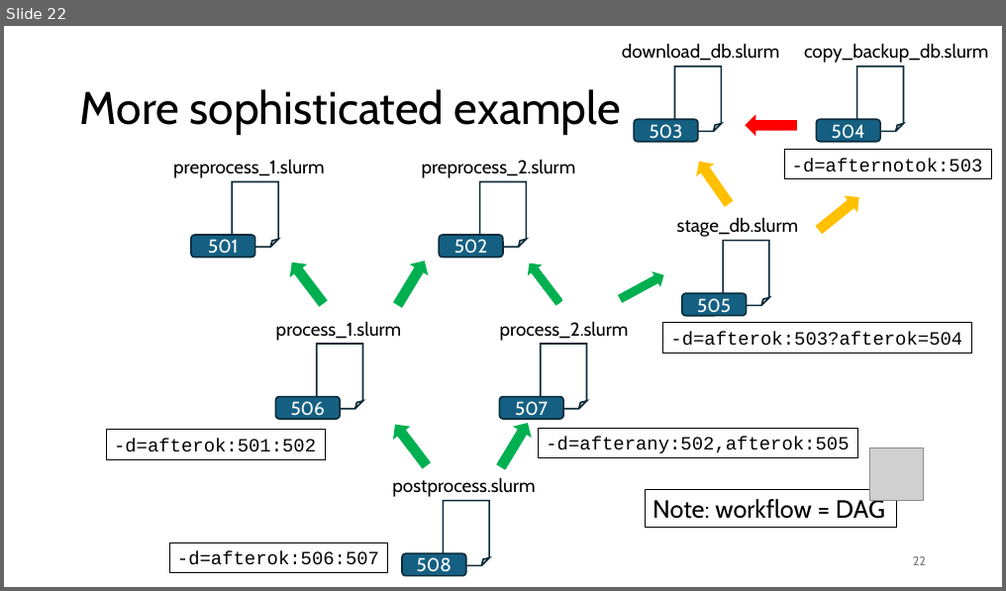
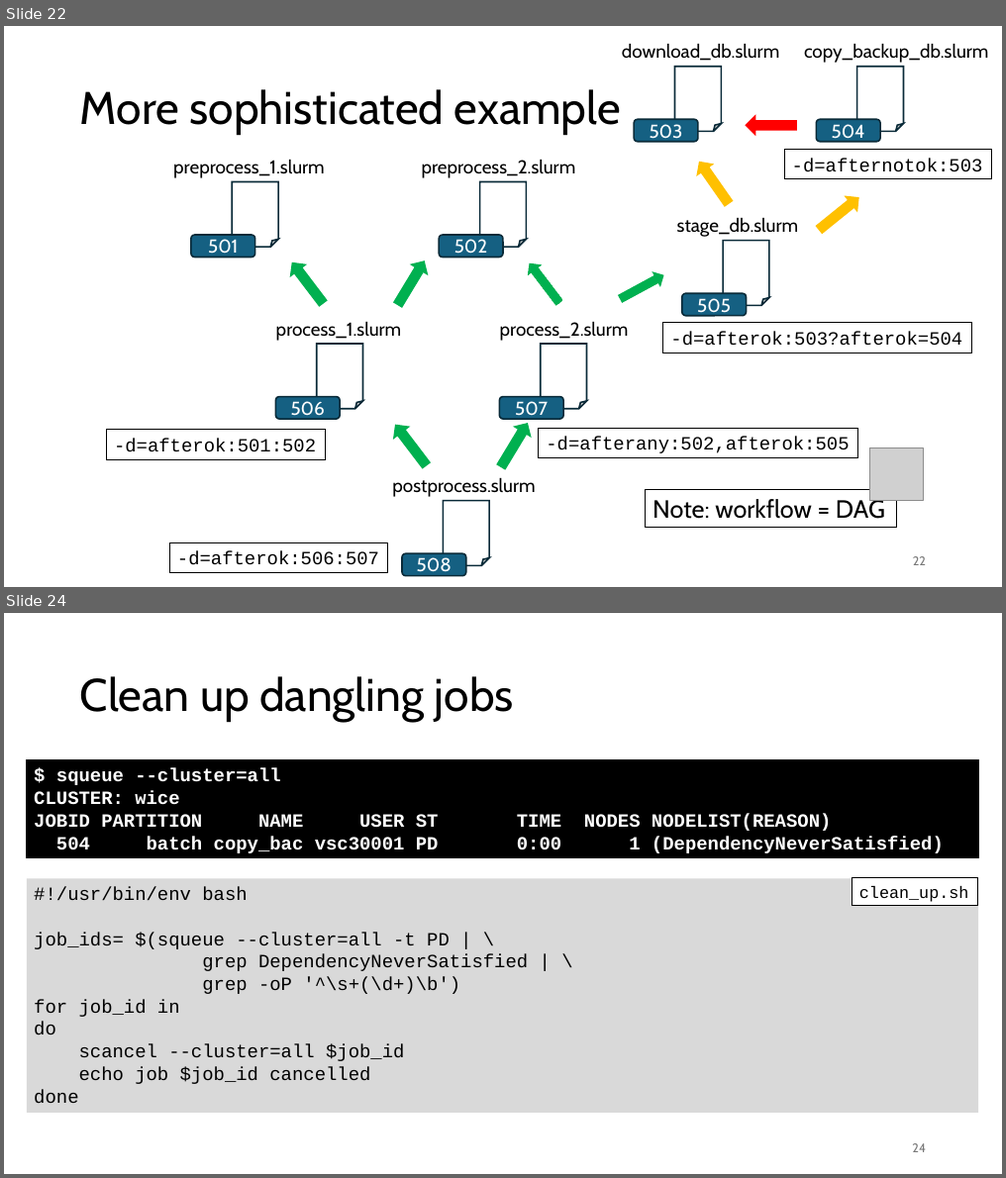
Before and after one commit to gjbex/Workflows-for-HPC, a slide deck: workflow_for_HPC.pptx. Shown one above the other, each under a label of ours: slide 22 before the commit, slides 22 and 24 after it; the slides between them are not shown. The pictures are 1006x591 and 1006x1178 pixels, drawn with LibreOffice and Linux fonts; fonts in the diff are those of the drawing; grey boxes stand for pictures. Boxes give left, top, right and bottom in pixels: in the first picture for what was removed or moved away, otherwise in the second. Text is boxed around its words. In the diff, an @@ line names an element or a change of style, - is before the commit and + after.

Commit message:
Add slides on dangling jobs

```diff
--- a/workflow_for_HPC.pptx
+++ b/workflow_for_HPC.pptx
@@ slide 24 added at (x1=4, y1=613, x2=1002, y2=1174), background #FFFFFF @@
@@ title added at (x1=80, y1=676, x2=514, y2=722), 44 pt, text #000000 @@
+Clean up dangling jobs
@@ rectangle added at (x1=27, y1=760, x2=979, y2=858), fill #000000, outline #000000 0.75 pt, 18 pt, text #FFFFFF, bold @@
+$ squeue --cluster=all
+CLUSTER: wice
+JOBID PARTITION NAME USER ST TIME NODES NODELIST(REASON)
+504 batch copy_bac vsc30001 PD 0:00 1 (DependencyNeverSatisfied)
@@ rectangle added at (x1=27, y1=878, x2=979, y2=1113), fill #D9D9D9, 18 pt, text #000000 @@
+#!/usr/bin/env bash
+job_ids= $(squeue --cluster=all -t PD | \
+grep DependencyNeverSatisfied | \
+grep -oP '^\s+(\d+)\b')
+for job_id in
+do
+scancel --cluster=all $job_id
+echo job $job_id cancelled
+done
@@ rectangle added at (x1=852, y1=878, x2=979, y2=906), fill #FFFFFF, outline #000000 0.75 pt, 16 pt, text #000000 @@
+clean_up.sh
@@ page number added at (x1=912, y1=1144, x2=926, y2=1153), 12 pt, text #797979 @@
+24
```
Also in this commit, not shown: 1 slide changed, 1 other slide added.
